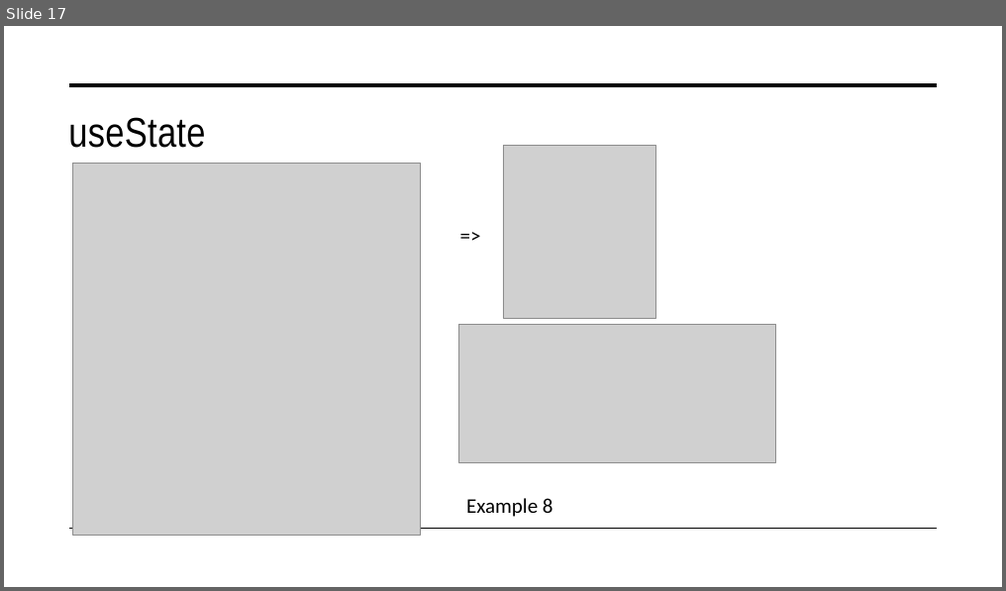
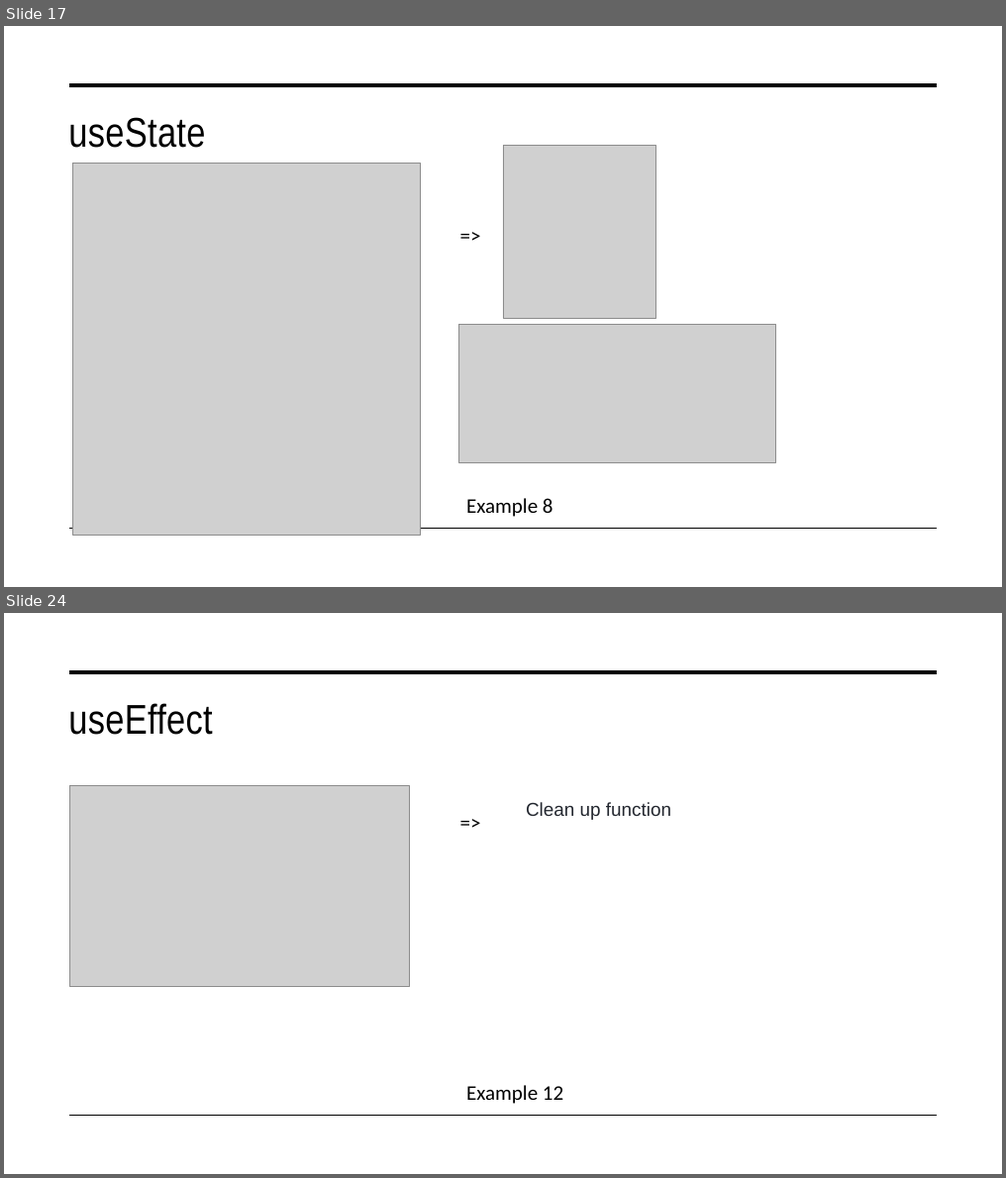
Before and after one commit to tungle251/demo-app, a slide deck: Presentation.pptx. Shown one above the other, each under a label of ours: slide 17 before the commit, slides 17 and 24 after it; the slides between them are not shown. The pictures are 1006x591 and 1006x1178 pixels, drawn with LibreOffice and Linux fonts; fonts in the diff are those of the drawing; grey boxes stand for pictures. Boxes give left, top, right and bottom in pixels: in the first picture for what was removed or moved away, otherwise in the second. Text is boxed around its words. In the diff, an @@ line names an element or a change of style, - is before the commit and + after.

```diff
--- a/Presentation.pptx
+++ b/Presentation.pptx
@@ slide 24 added at [4, 613, 1002, 1174], background #FFFFFF; not listed: 2 template elements that a slide beside it also shows @@
@@ title added at [68, 703, 212, 735], 40 pt, text #000000 @@
+useEffect
@@ picture added at [70, 786, 410, 986] @@
@@ text added at [452, 801, 601, 848], 20 pt, text #000000 @@
+=>
@@ text added at [526, 802, 671, 820], 18 pt, text #23272F @@
+Clean up function
@@ text added at [466, 1085, 563, 1104], 20 pt, text #000000 @@
+Example 12
```
Also in this commit, not shown: 6 slides changed, 3 other slides added.
